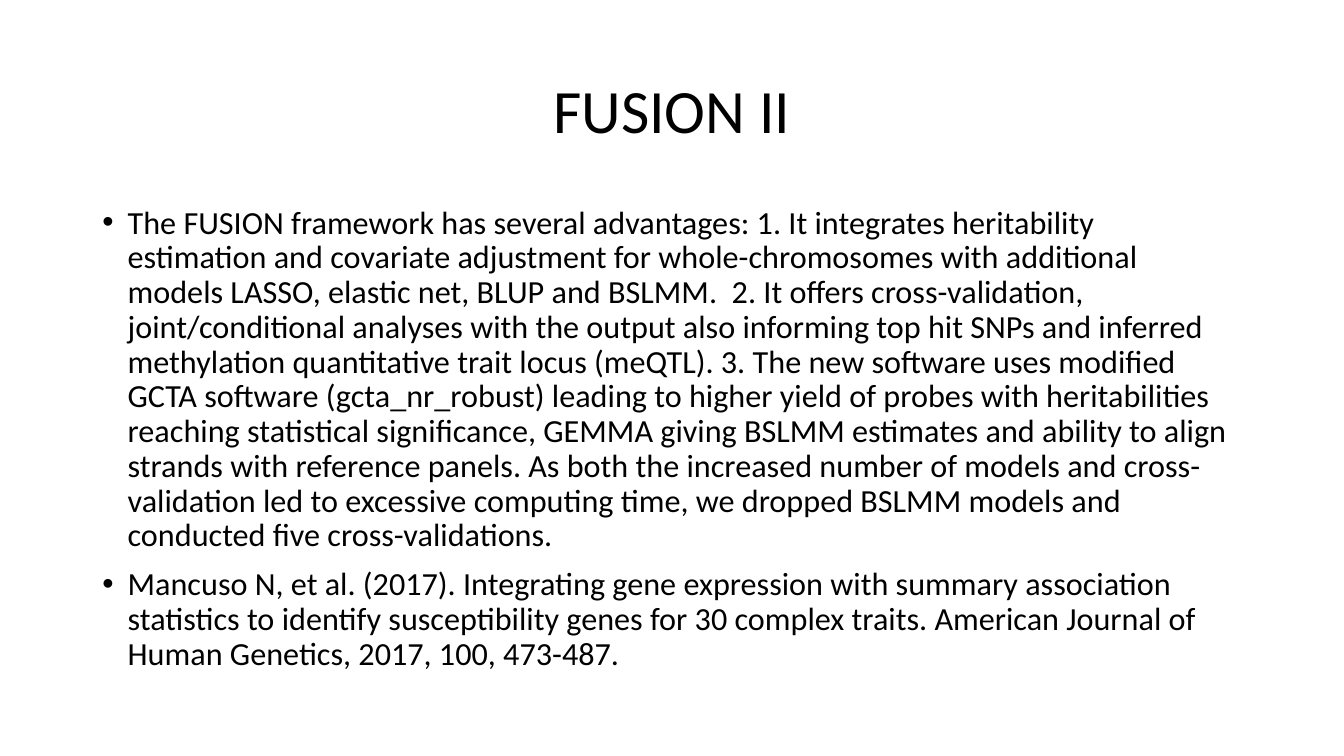
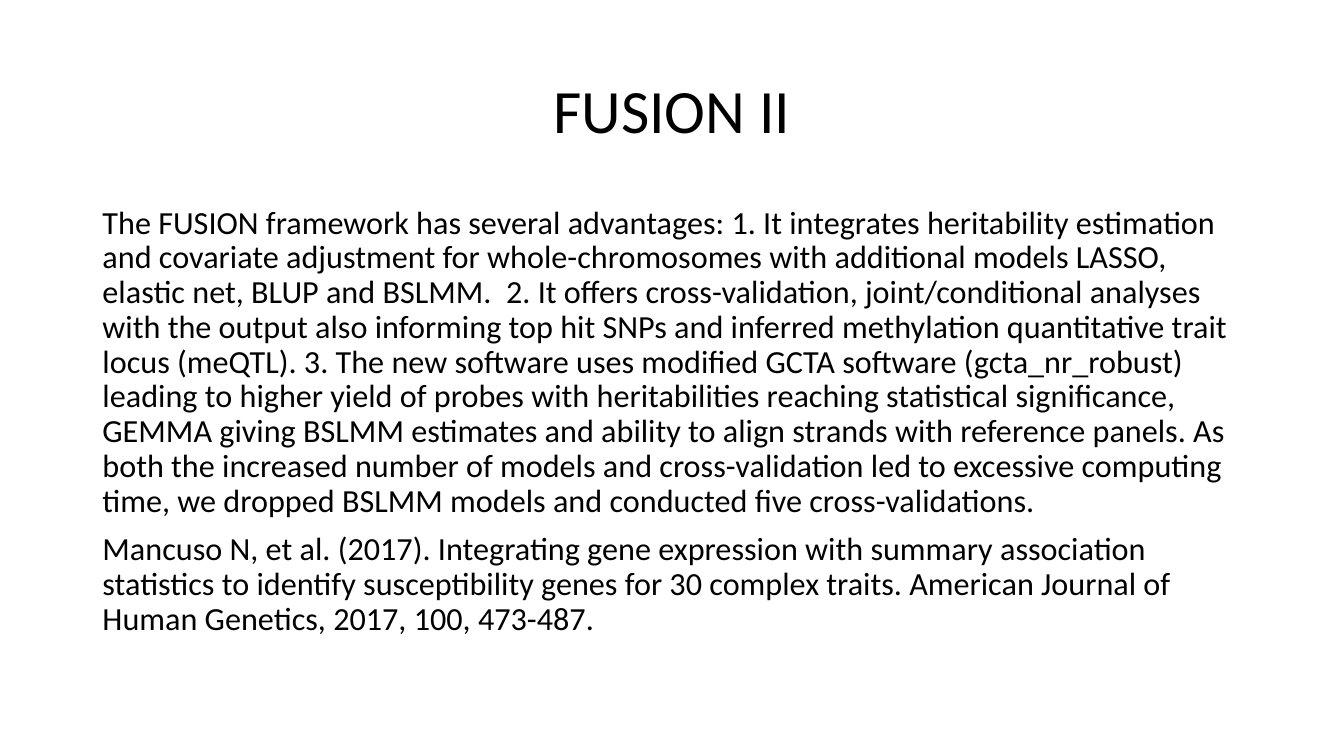
Before and after one commit to jinghuazhao/EWAS-fusion, a slide deck: slide 4 of README.pptx. Drawn at 1344x756 pixels with LibreOffice and Linux fonts; fonts in the diff are those of the drawing. Boxes give left, top, right and bottom in pixels: in the first picture for what was removed or moved away, otherwise in the second. Text is boxed around its words. In the diff, an @@ line names an element or a change of style, - is before the commit and + after.

Commit message:
README

```diff
--- a/README.pptx
+++ b/README.pptx
@@ text "The FUSION framework has several ..." at (102, 211, 1227, 634): bullet • to none @@
```
